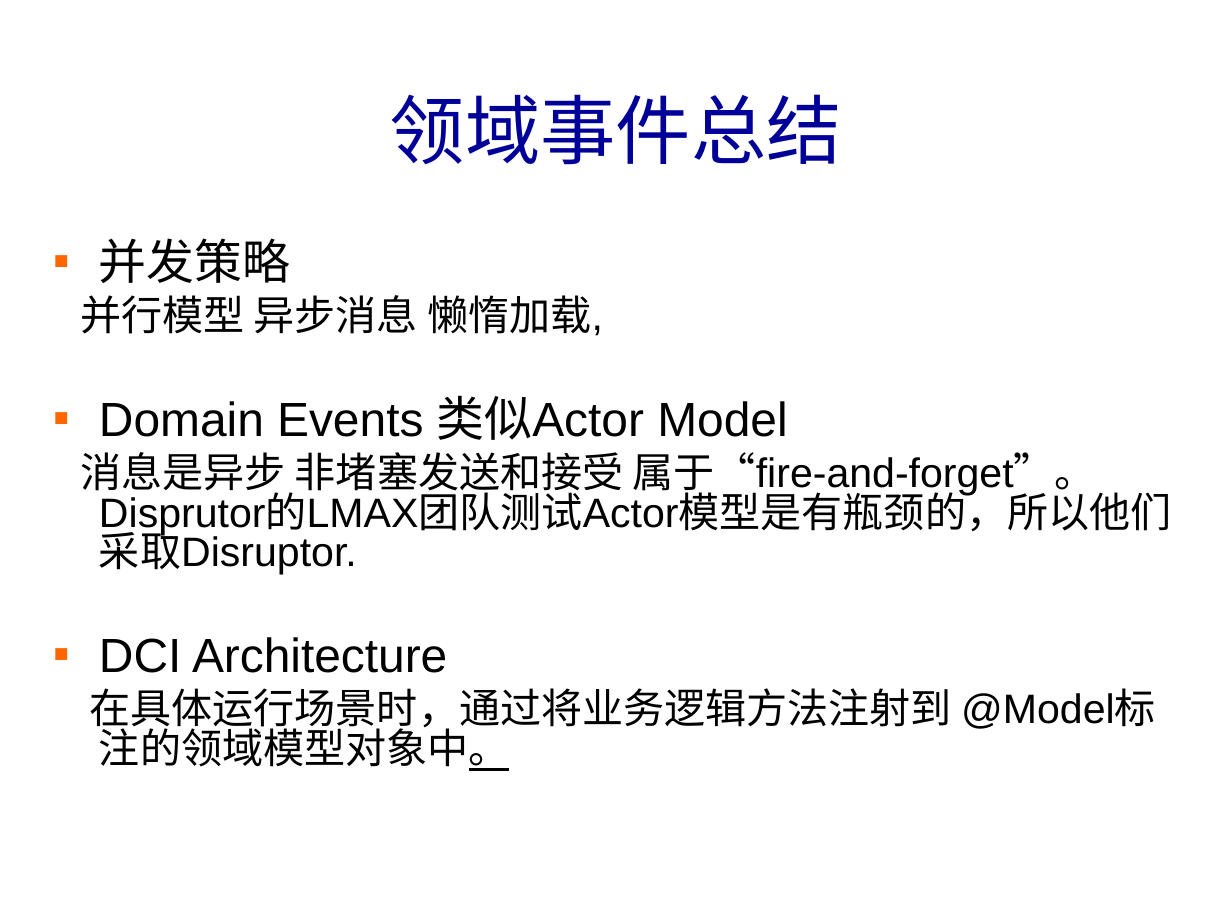
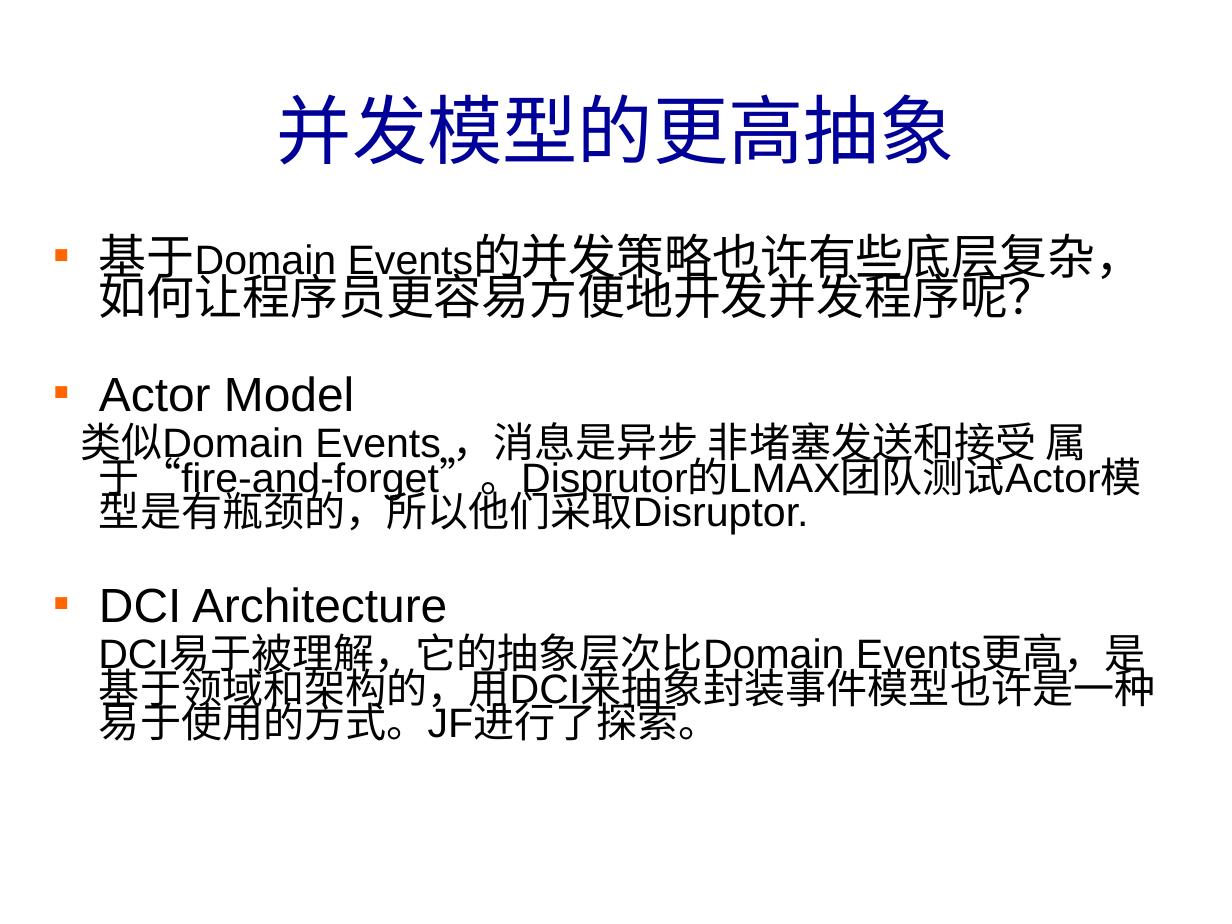
Before and after one commit to banq/jdonframework, a slide deck: slide 40 of doc/chinese/JdonFramework.ppt (slide 37 before the commit). Drawn at 1232x924 pixels with LibreOffice and Linux fonts; fonts in the diff are those of the drawing; background and template pictures are left out. Boxes give left, top, right and bottom in pixels: in the first picture for what was removed or moved away, otherwise in the second. Text is boxed around its words. In the diff, an @@ line names an element or a change of style, - is before the commit and + after.

```diff
--- a/doc/chinese/JdonFramework.ppt
+++ b/doc/chinese/JdonFramework.ppt
@@ title at <box>277,94,955,165</box>: text changed @@
-领域事件总结
+并发模型的更高抽象
@@ text at <box>80,233,1142,535</box>: text changed @@
-▪ 并发策略
-并行模型 异步消息 懒惰加载,
-▪ Domain Events 类似Actor Model
-消息是异步 非堵塞发送和接受 属于“fire-and-forget”。Disprutor的LMAX团队测试Actor模型是有瓶颈的，所以他们采取Disruptor.
+▪ 基于Domain Events的并发策略也许有些底层复杂，如何让程序员更容易方便地开发并发程序呢？
+▪ Actor Model
+类似Domain Events ，消息是异步 非堵塞发送和接受 属于“fire-and-forget”。Disprutor的LMAX团队测试Actor模型是有瓶颈的，所以他们采取Disruptor.
@@ text at <box>99,587,447,623</box>: line spacing 0.8 to 0.7 @@
@@ text at <box>98,635,1155,741</box>: text changed @@
-在具体运行场景时，通过将业务逻辑方法注射到 @Model标注的领域模型对象中。
+DCI易于被理解，它的抽象层次比Domain Events更高，是基于领域和架构的，用DCI来抽象封装事件模型也许是一种易于使用的方式。JF进行了探索。
```
Also in this commit, not shown: 3 other slides changed, 4 slides added, 3 slides removed, 4 other files.
